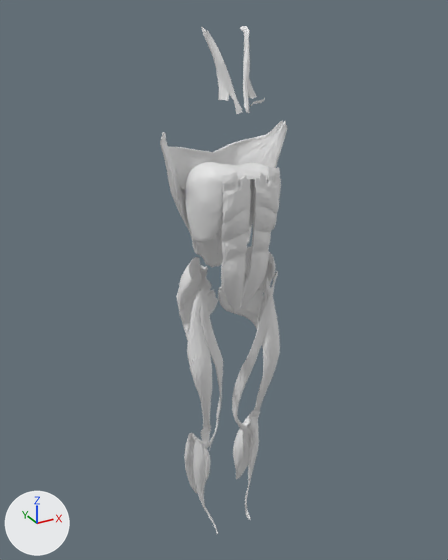
A saved change to the glTF model public/atlas/models/meshes-muscle.glb.
Both versions are drawn from a 50 mm lens placed at (-0.778, -1.378, 1.616), pointed at (0.004, 0.045, 0.905). The lights are fixed; the arrows at lower left show +X, +Y and +Z. The older version comes first.

Objects in the first picture: '2156|Sternocleidomastoid muscle (left)', '2156|Sternocleidomastoid muscle (right)', '2231|Latissimus dorsi muscle (left)', '2231|Latissimus dorsi muscle (right)', '2327|Diaphragm', '2357|Rectus abdominis muscle (left)', '2357|Rectus abdominis muscle (right)', '2598|Gluteus maximus muscle (left)', '2598|Gluteus maximus muscle (right)', '2599|Gluteus medius muscle (left)', '2599|Gluteus medius muscle (right)', '2610|Sartorius muscle (left)', '2610|Sartorius muscle (right)', '2614|Rectus femoris muscle (left)', '2614|Rectus femoris muscle (right)', '2660|Soleus muscle (left)', '2660|Soleus muscle (right)' and 2 more.
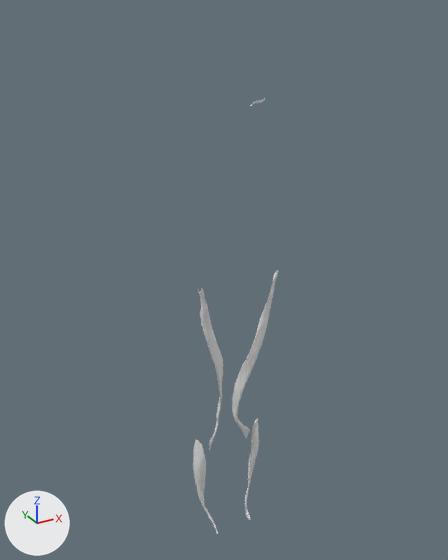
Where the newer file only moved an object's origin or applied its transform, the numbers keep the older frame.

The change, as a list of edits to the scene's bpy script:
```text
Remove ob_2598_gluteus_maximus_muscle__left:
    ob_2598_gluteus_maximus_muscle__left = bpy.data.objects.new('2598|Gluteus maximus muscle (left)', me_m_001)
    ob_2598_gluteus_maximus_muscle__left.location = (0.0, 0.0, 0.0)
Remove ob_2598_gluteus_maximus_muscle__right:
    ob_2598_gluteus_maximus_muscle__right = bpy.data.objects.new('2598|Gluteus maximus muscle (right)', me_m_002)
    ob_2598_gluteus_maximus_muscle__right.location = (0.0, 0.0, 0.0)
Remove ob_2599_gluteus_medius_muscle__left:
    ob_2599_gluteus_medius_muscle__left = bpy.data.objects.new('2599|Gluteus medius muscle (left)', me_m_003)
    ob_2599_gluteus_medius_muscle__left.location = (0.0, 0.0, 0.0)
Remove ob_2599_gluteus_medius_muscle__right:
    ob_2599_gluteus_medius_muscle__right = bpy.data.objects.new('2599|Gluteus medius muscle (right)', me_m_004)
    ob_2599_gluteus_medius_muscle__right.location = (0.0, 0.0, 0.0)
Remove ob_2614_rectus_femoris_muscle__left:
    ob_2614_rectus_femoris_muscle__left = bpy.data.objects.new('2614|Rectus femoris muscle (left)', me_m_005)
    ob_2614_rectus_femoris_muscle__left.location = (0.0, 0.0, 0.0)
Remove ob_2614_rectus_femoris_muscle__right:
    ob_2614_rectus_femoris_muscle__right = bpy.data.objects.new('2614|Rectus femoris muscle (right)', me_m_006)
    ob_2614_rectus_femoris_muscle__right.location = (0.0, 0.0, 0.0)
Remove ob_2660_soleus_muscle__left:
    ob_2660_soleus_muscle__left = bpy.data.objects.new('2660|Soleus muscle (left)', me_m_009)
    ob_2660_soleus_muscle__left.location = (0.0, 0.0, 0.0)
Remove ob_2660_soleus_muscle__right:
    ob_2660_soleus_muscle__right = bpy.data.objects.new('2660|Soleus muscle (right)', me_m_010)
    ob_2660_soleus_muscle__right.location = (0.0, 0.0, 0.0)
Remove ob_2357_rectus_abdominis_muscle__left:
    ob_2357_rectus_abdominis_muscle__left = bpy.data.objects.new('2357|Rectus abdominis muscle (left)', me_m_011)
    ob_2357_rectus_abdominis_muscle__left.location = (0.0, 0.0, 0.0)
Remove ob_2357_rectus_abdominis_muscle__right:
    ob_2357_rectus_abdominis_muscle__right = bpy.data.objects.new('2357|Rectus abdominis muscle (right)', me_m_012)
    ob_2357_rectus_abdominis_muscle__right.location = (0.0, 0.0, 0.0)
Remove ob_2231_latissimus_dorsi_muscle__left:
    ob_2231_latissimus_dorsi_muscle__left = bpy.data.objects.new('2231|Latissimus dorsi muscle (left)', me_m_013)
    ob_2231_latissimus_dorsi_muscle__left.location = (0.0, 0.0, 0.0)
Remove ob_2231_latissimus_dorsi_muscle__right:
    ob_2231_latissimus_dorsi_muscle__right = bpy.data.objects.new('2231|Latissimus dorsi muscle (right)', me_m_014)
    ob_2231_latissimus_dorsi_muscle__right.location = (0.0, 0.0, 0.0)
Remove ob_2156_sternocleidomastoid_muscle__left:
    ob_2156_sternocleidomastoid_muscle__left = bpy.data.objects.new('2156|Sternocleidomastoid muscle (left)', me_m_015)
    ob_2156_sternocleidomastoid_muscle__left.location = (0.0, 0.0, 0.0)
Remove ob_2156_sternocleidomastoid_muscle__right:
    ob_2156_sternocleidomastoid_muscle__right = bpy.data.objects.new('2156|Sternocleidomastoid muscle (right)', me_m_016)
    ob_2156_sternocleidomastoid_muscle__right.location = (0.0, 0.0, 0.0)
Remove ob_2327_diaphragm:
    ob_2327_diaphragm = bpy.data.objects.new('2327|Diaphragm', me_m_017)
    ob_2327_diaphragm.location = (0.0, 0.0, 0.0)
```

What differs and where, as boxes [x1, y1, x2, y2] in the pictures (448 x 560 px):
'2327|Diaphragm', deleted
    before: [185, 162, 281, 243]
'2357|Rectus abdominis muscle (right)', deleted
    before: [221, 171, 251, 311]
'2357|Rectus abdominis muscle (left)', deleted
    before: [240, 167, 280, 310]
'2231|Latissimus dorsi muscle (right)', deleted
    before: [160, 132, 217, 267]
'2231|Latissimus dorsi muscle (left)', deleted
    before: [213, 121, 288, 266]
'2614|Rectus femoris muscle (right)', deleted
    before: [187, 292, 212, 450]
'2614|Rectus femoris muscle (left)', deleted
    before: [249, 277, 280, 434]
'2156|Sternocleidomastoid muscle (right)', deleted
    before: [201, 26, 242, 114]
'2599|Gluteus medius muscle (right)', deleted
    before: [178, 257, 202, 316]
'2598|Gluteus maximus muscle (right)', deleted
    before: [176, 265, 218, 340]
'2660|Soleus muscle (left)', deleted
    before: [233, 414, 252, 479]
'2598|Gluteus maximus muscle (left)', deleted
    before: [218, 275, 263, 329]
'2660|Soleus muscle (right)', deleted
    before: [184, 433, 211, 494]
'2156|Sternocleidomastoid muscle (left)', deleted
    before: [240, 26, 257, 113]
'2599|Gluteus medius muscle (left)', deleted
    before: [245, 246, 276, 292]
